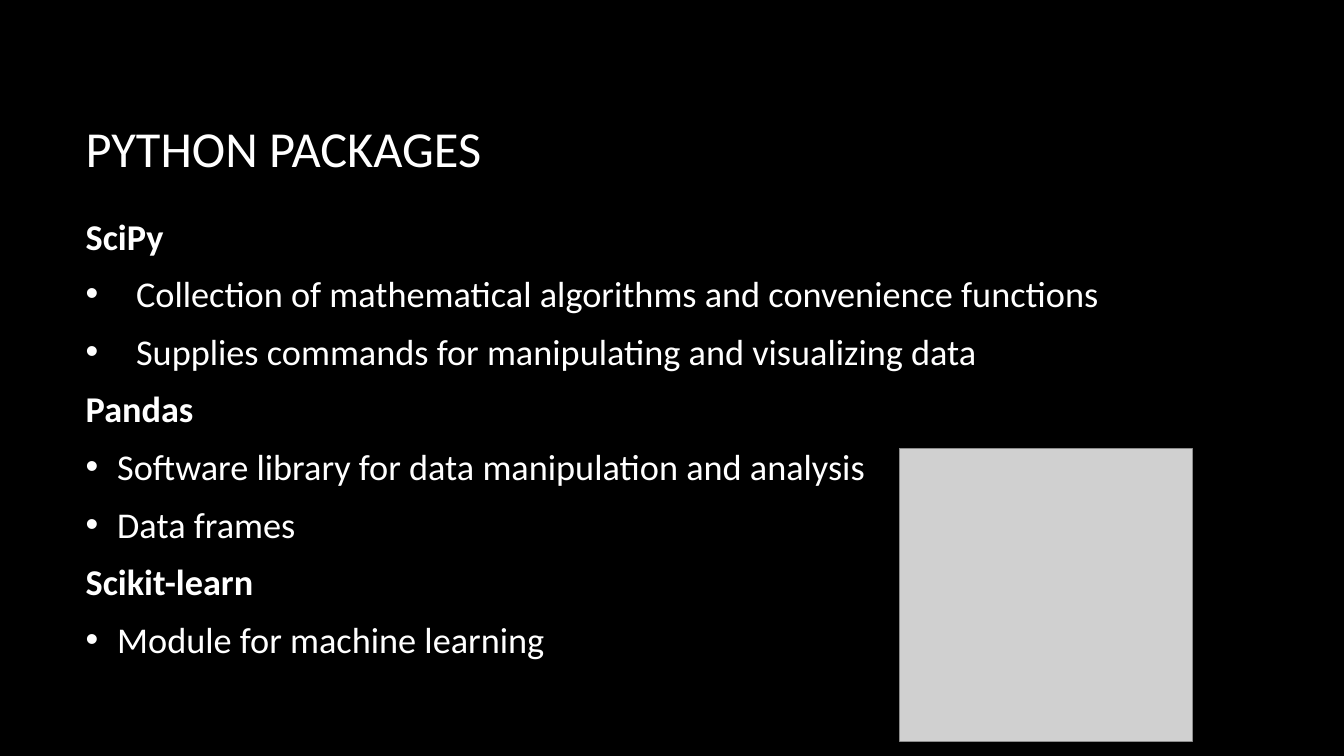
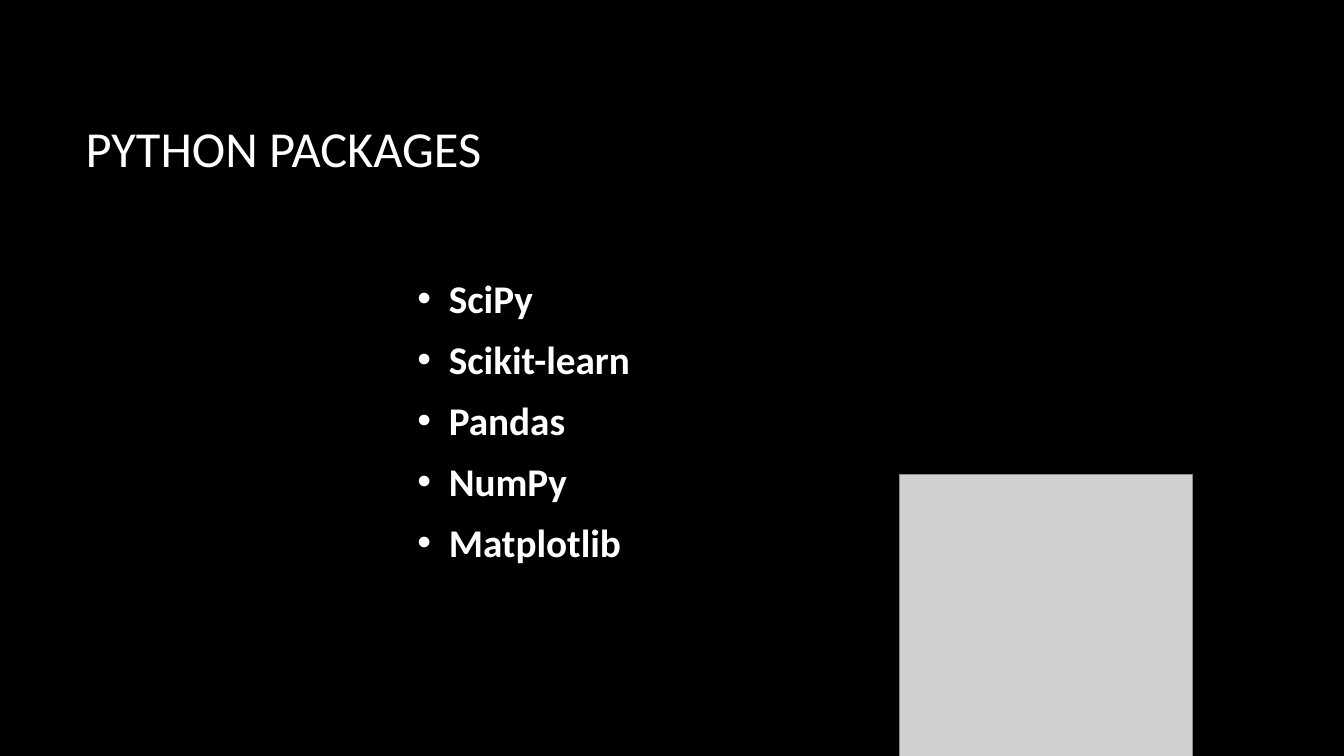
Before and after one commit to Smiley248/nasaspring, a slide deck: slide 10 of Presentations/NASA/NASA presentation.pptx. Drawn at 1344x756 pixels with LibreOffice and Linux fonts; fonts in the diff are those of the drawing; grey boxes stand for pictures; background and template pictures are left out. Boxes give left, top, right and bottom in pixels: in the first picture for what was removed or moved away, otherwise in the second. Text is boxed around its words. In the diff, an @@ line names an element or a change of style, - is before the commit and + after.

Commit message:
Updated presentation

```diff
--- a/Presentations/NASA/NASA presentation.pptx
+++ b/Presentations/NASA/NASA presentation.pptx
@@ text "SciPy": place and size @@
-text "SciPy" at <box>86,224,1098,660</box>
+text "SciPy" at <box>449,285,630,563</box>
@@ text at <box>449,285,565,436</box>: size 25.9 to 28 pt in "SciPy", "Pandas"; bullet none to • @@
@@ text at <box>449,346,630,375</box>: text changed; size 25.9 to 28 pt; bold on @@
-• Collection of mathematical algorithms and convenience functions
-• Supplies commands for manipulating and visualizing data
+• Scikit-learn
@@ text at <box>449,470,621,563</box>: text changed; size 25.9 to 28 pt; bold on @@
-• Software library for data manipulation and analysis
-• Data frames
-Scikit-learn
-• Module for machine learning
+• NumPy
+• Matplotlib
@@ picture: place and size @@
-picture at <box>900,449,1193,741</box>
+picture at <box>900,474,1193,756</box>
```
Also in this commit, not shown: 2 other slides changed.
